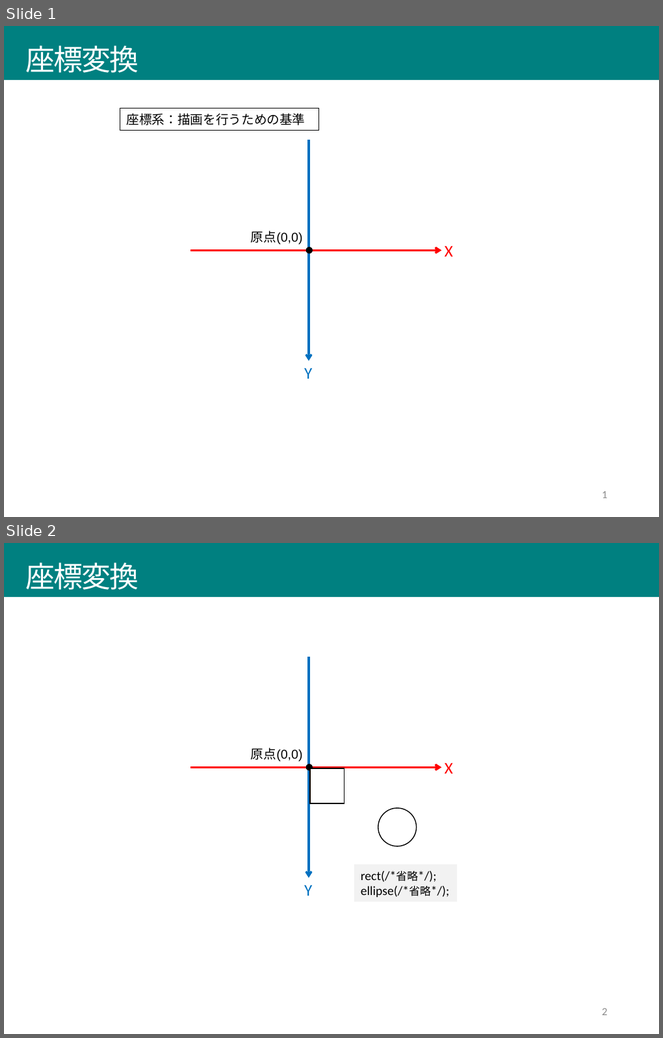
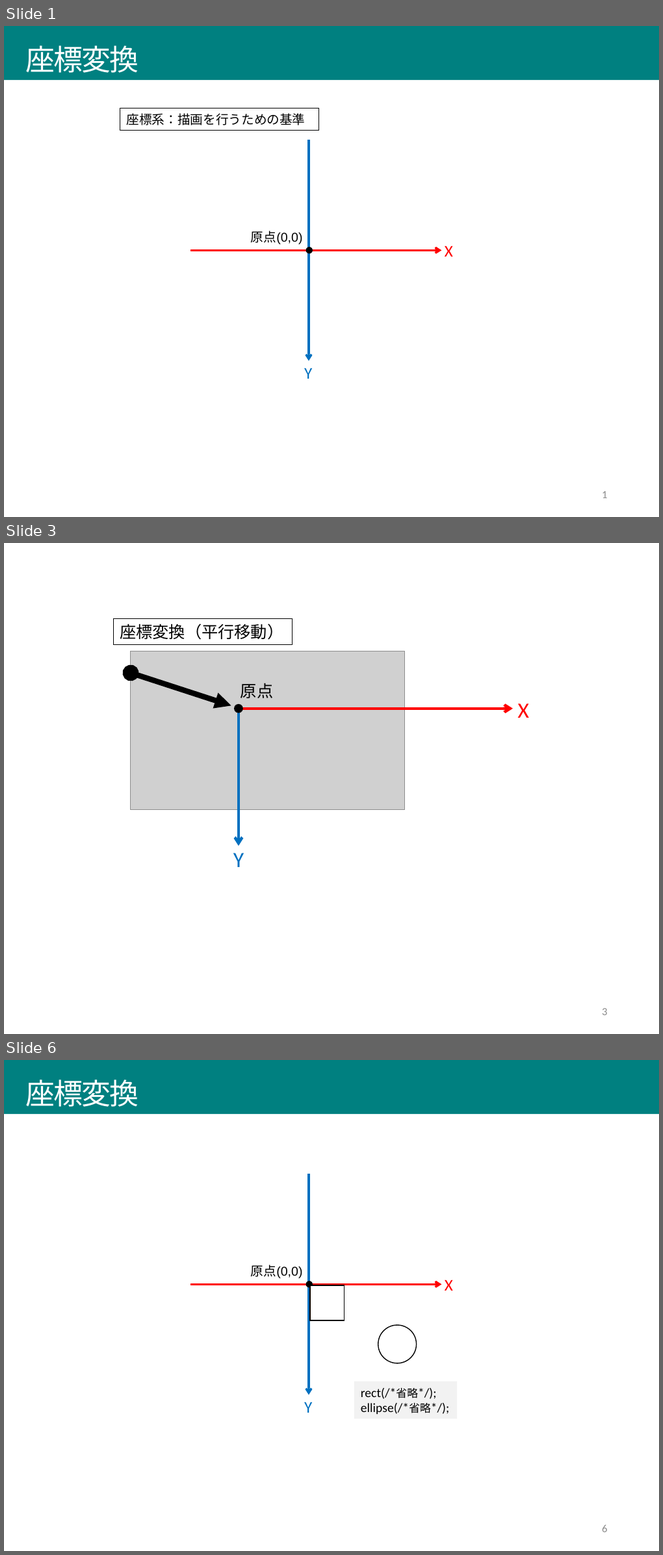
Before and after one commit to afukushimagit/afukushimagit.github.io, a slide deck: images/transform/図素材.pptx. Shown one above the other, each under a label of ours: slides 1 and 2 before the commit, slides 1, 3 and 6 after it; the slides between them are not shown. The pictures are 663x1038 and 663x1555 pixels, drawn with LibreOffice and Linux fonts; fonts in the diff are those of the drawing; grey boxes stand for pictures. Boxes give left, top, right and bottom in pixels: in the first picture for what was removed or moved away, otherwise in the second. Text is boxed around its words. In the diff, an @@ line names an element or a change of style, - is before the commit and + after.

```diff
--- a/images/transform/図素材.pptx
+++ b/images/transform/図素材.pptx
@@ slide 3 added at (x1=4, y1=543, x2=659, y2=1034), background #FFFFFF @@
@@ rectangle added at (x1=113, y1=618, x2=293, y2=644), outline #000000 0.75 pt, 18 pt, text #000000 @@
+座標変換（平行移動）
@@ picture added at (x1=131, y1=651, x2=405, y2=809) @@
@@ double arrow added from (131, 673) to (232, 705), #000000 6 pt @@
@@ text added at (x1=241, y1=683, x2=273, y2=698), 18 pt, text #000000 @@
+原点
@@ ellipse added at (x1=234, y1=704, x2=243, y2=713), fill #000000 @@
@@ arrow added from (239, 709) to (513, 709), #FF0000 3 pt @@
@@ arrow added from (239, 709) to (239, 847), #0070C0 3 pt @@
@@ text added at (x1=518, y1=704, x2=529, y2=718), 24 pt, text #FF0000 @@
+X
@@ text added at (x1=233, y1=853, x2=244, y2=867), 24 pt, text #0070C0 @@
+Y
@@ page number added at (x1=602, y1=1008, x2=607, y2=1016), 12 pt, text #8C8C8C @@
+3
@@ what was slide 2 is now slide 6 @@
@@ page number at (x1=602, y1=1525, x2=607, y2=1533): text changed @@
-2
+6
```
Also in this commit, not shown: 3 slides changed, 9 other slides added, 39 other files.
